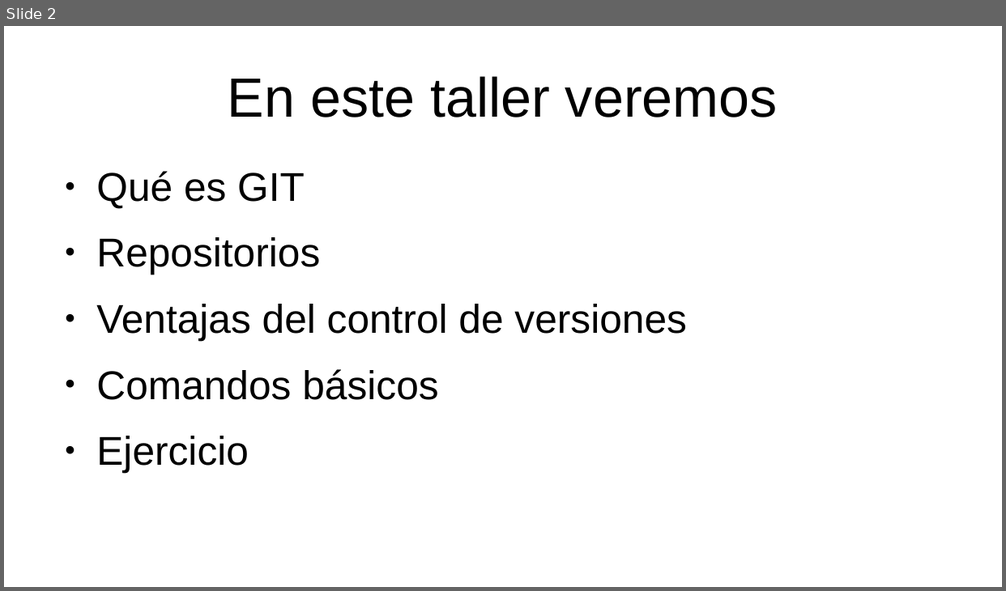
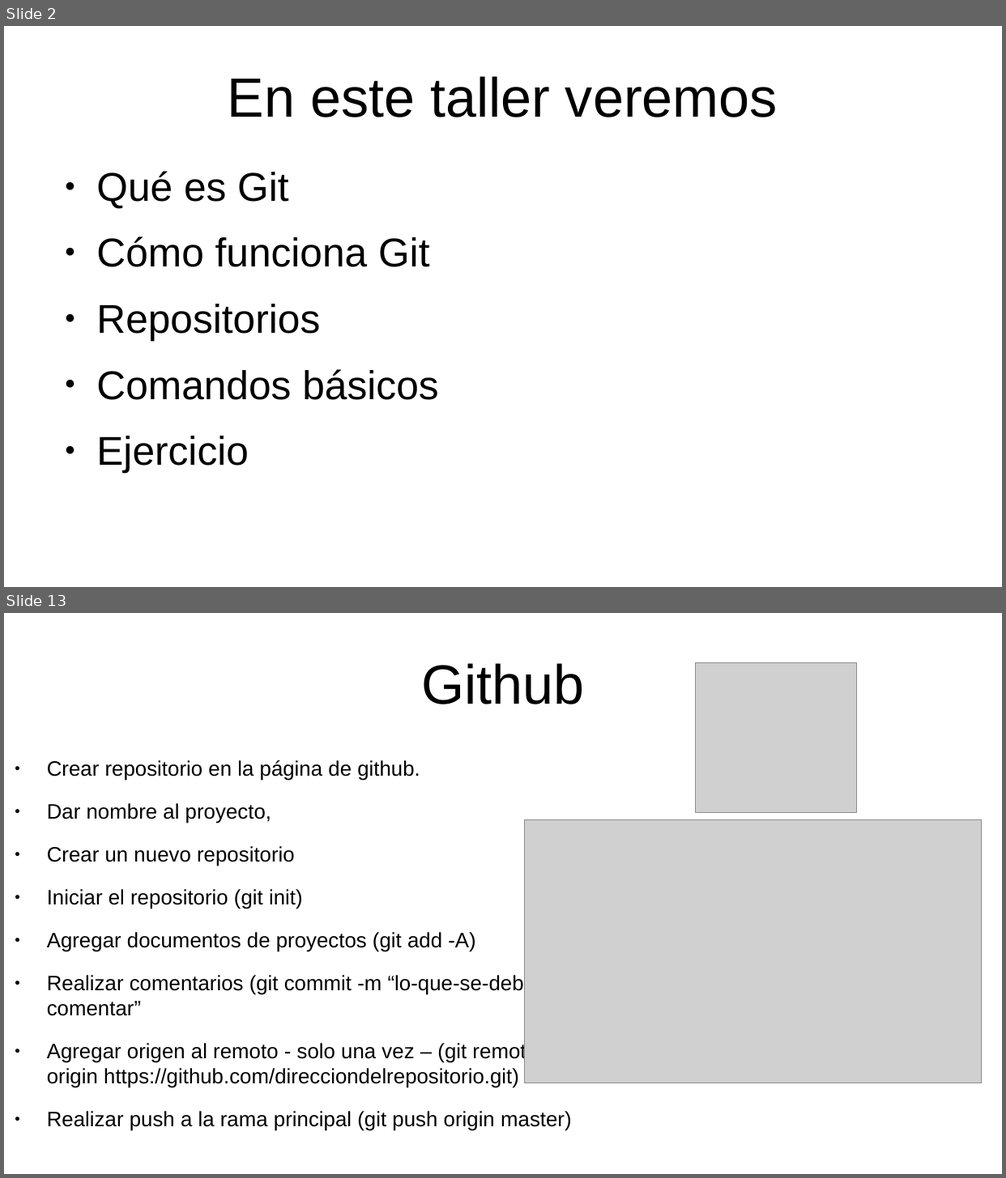
Before and after one commit to p4b10r/git-basico, a slide deck: TALLER GIT.odp. Shown one above the other, each under a label of ours: slide 2 before the commit, slides 2 and 13 after it; the slides between them are not shown. The pictures are 1006x591 and 1006x1178 pixels, drawn with LibreOffice and Linux fonts; fonts in the diff are those of the drawing; grey boxes stand for pictures. Boxes give left, top, right and bottom in pixels: in the first picture for what was removed or moved away, otherwise in the second. Text is boxed around its words. In the diff, an @@ line names an element or a change of style, - is before the commit and + after.

```diff
--- a/TALLER GIT.odp
+++ b/TALLER GIT.odp
@@ slide 13 added at [4, 613, 1002, 1174], background #FFFFFF @@
@@ title added at [421, 663, 584, 705], 44 pt, text #000000 @@
+Github
@@ picture added at [696, 662, 857, 812] @@
@@ text added at [47, 760, 572, 1131], 16.6 pt, text #000000 @@
+● Crear repositorio en la página de github.
+● Dar nombre al proyecto,
+● Crear un nuevo repositorio
+● Iniciar el repositorio (git init)
+● Agregar documentos de proyectos (git add -A)
+● Realizar comentarios (git commit -m “lo-que-se-debe-comentar”
+● Agregar origen al remoto - solo una vez – (git remote add origin https://github.com/direcciondelrepositorio.git)
+● Realizar push a la rama principal (git push origin master)
@@ picture added at [525, 820, 982, 1083] @@
@@ slide 2 changed as well @@
@@ text at [96, 171, 429, 267]: text changed @@
-● Qué es GIT
+● Qué es Git
+● Cómo funciona Git
@@ text at [96, 304, 687, 340]: paragraph removed @@
-● Ventajas del control de versiones
```
Also in this commit, not shown: 1 other slide changed, 11 other slides added, 9 other files.
